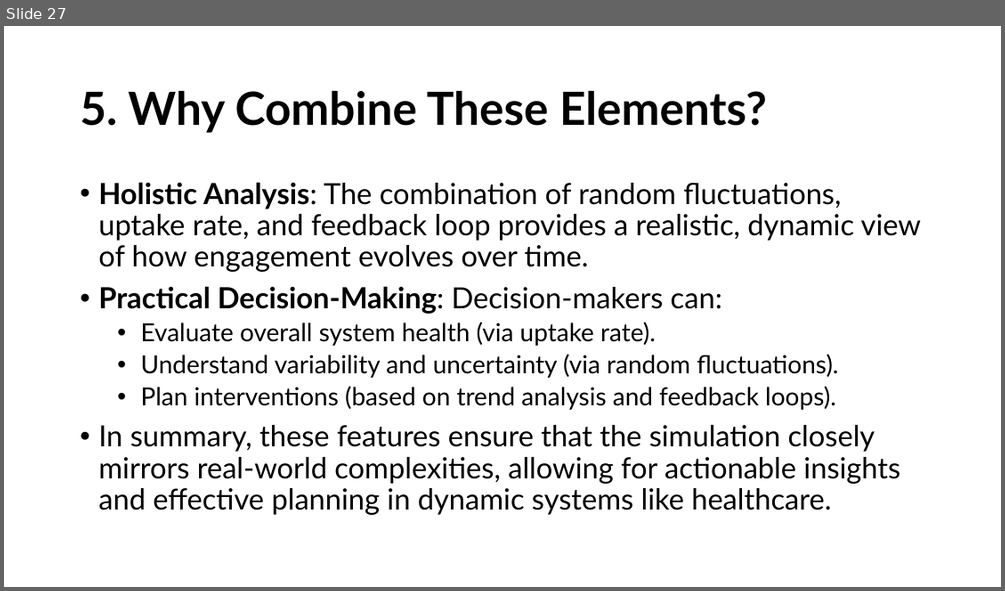
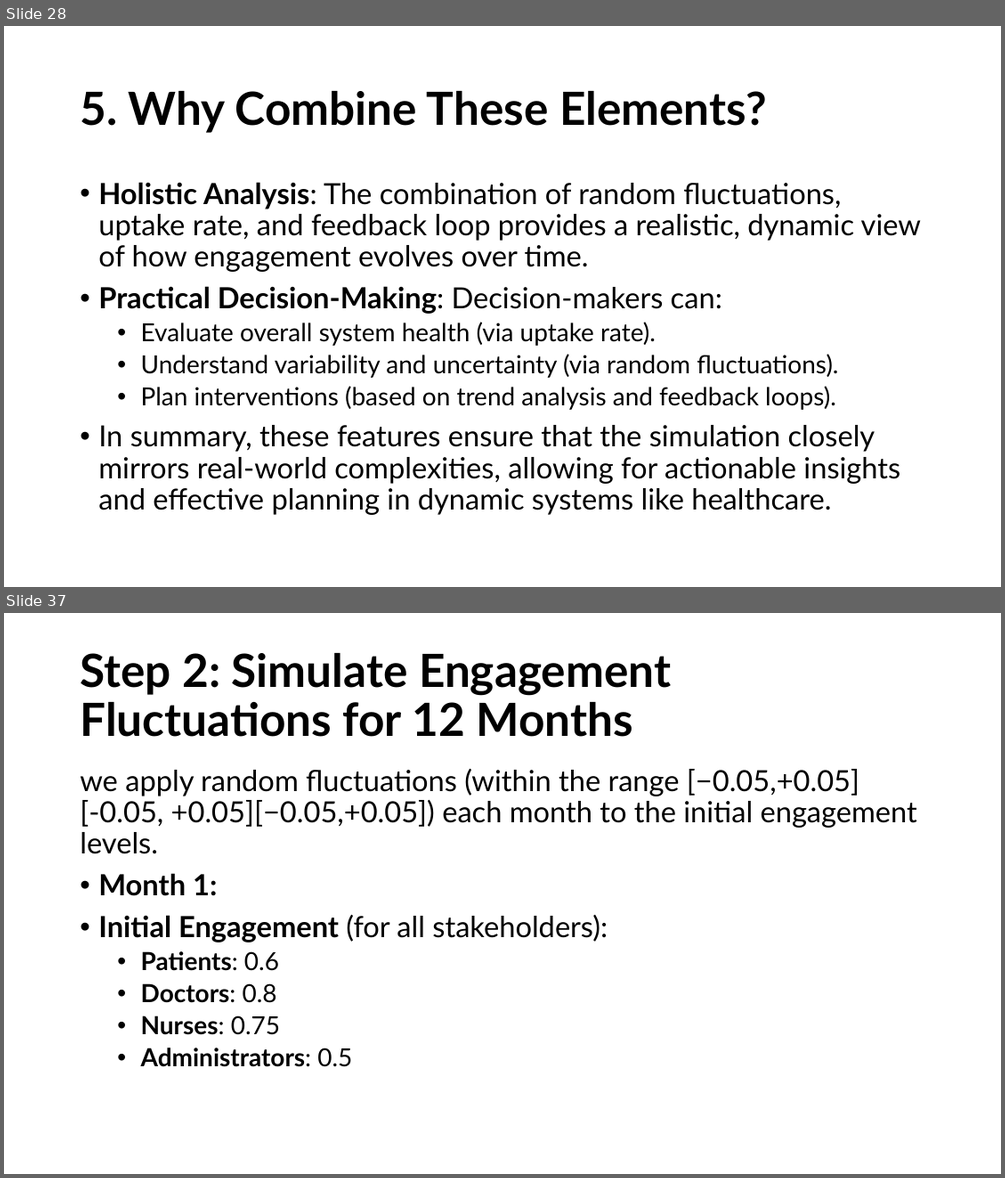
Before and after one commit to HeiderJeffer/Modeling-for-Societal-Complexity-in-Healthcare, a slide deck: Background and motivation.pptx. Shown one above the other, each under a label of ours: slide 27 before the commit, slides 28 and 37 after it; the slides between them are not shown. The pictures are 1005x591 and 1005x1178 pixels, drawn with LibreOffice and Linux fonts; fonts in the diff are those of the drawing. Boxes give left, top, right and bottom in pixels: in the first picture for what was removed or moved away, otherwise in the second. Text is boxed around its words. In the diff, an @@ line names an element or a change of style, - is before the commit and + after.

```diff
--- a/Background and motivation.pptx
+++ b/Background and motivation.pptx
@@ slide 37 added at [4,613,1001,1174], background #FFFFFF @@
@@ title added at [80,653,671,737], 44 pt, text #000000, bold @@
+Step 2: Simulate Engagement Fluctuations for 12 Months
@@ text added at [80,769,917,1067], 28 pt, text #000000 @@
+we apply random fluctuations (within the range [−0.05,+0.05][-0.05, +0.05][−0.05,+0.05]) each month to the initial engagement levels.
+• Month 1:
+• Initial Engagement (for all stakeholders):
+  • Patients: 0.6
+  • Doctors: 0.8
+  • Nurses: 0.75
+  • Administrators: 0.5
@@ what was slide 27 is now slide 28 @@
```
Also in this commit, not shown: 2 slides changed, 22 other slides added, 1 other file.
